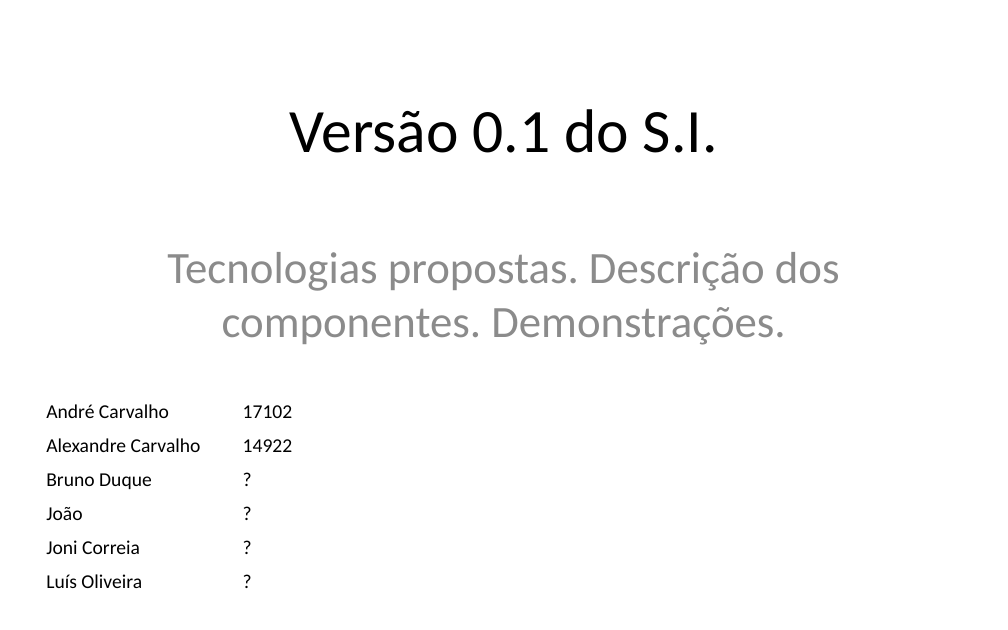
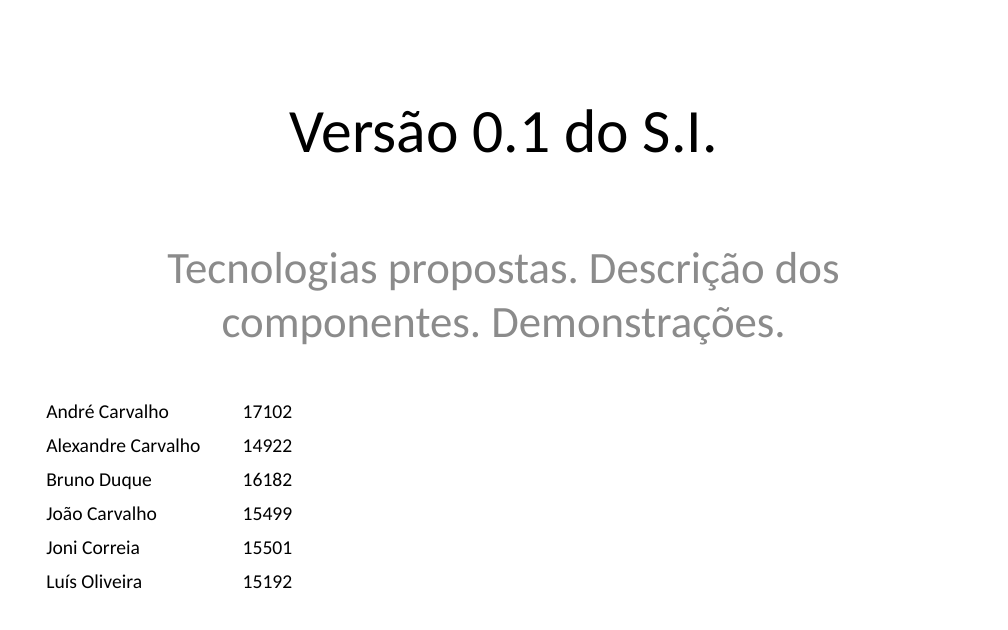
Before and after one commit to iptomar/letrinhas_si, a slide deck: slide 1 of Apresentacoes/v01.pptx. Drawn at 1008x630 pixels with LibreOffice and Linux fonts; fonts in the diff are those of the drawing. Boxes give left, top, right and bottom in pixels: in the first picture for what was removed or moved away, otherwise in the second. Text is boxed around its words. In the diff, an @@ line names an element or a change of style, - is before the commit and + after.

```diff
--- a/Apresentacoes/v01.pptx
+++ b/Apresentacoes/v01.pptx
@@ table at (27, 394, 316, 596) @@
-row 3, column 2: ?
+row 3, column 2: 16182
-row 4, column 1: João
+row 4, column 1: João Carvalho
-row 4, column 2: ?
+row 4, column 2: 15499
-row 5, column 2: ?
+row 5, column 2: 15501
-row 6, column 2: ?
+row 6, column 2: 15192
```
Also in this commit, not shown: 2 other slides changed, 7 slides added, 6 other files.
